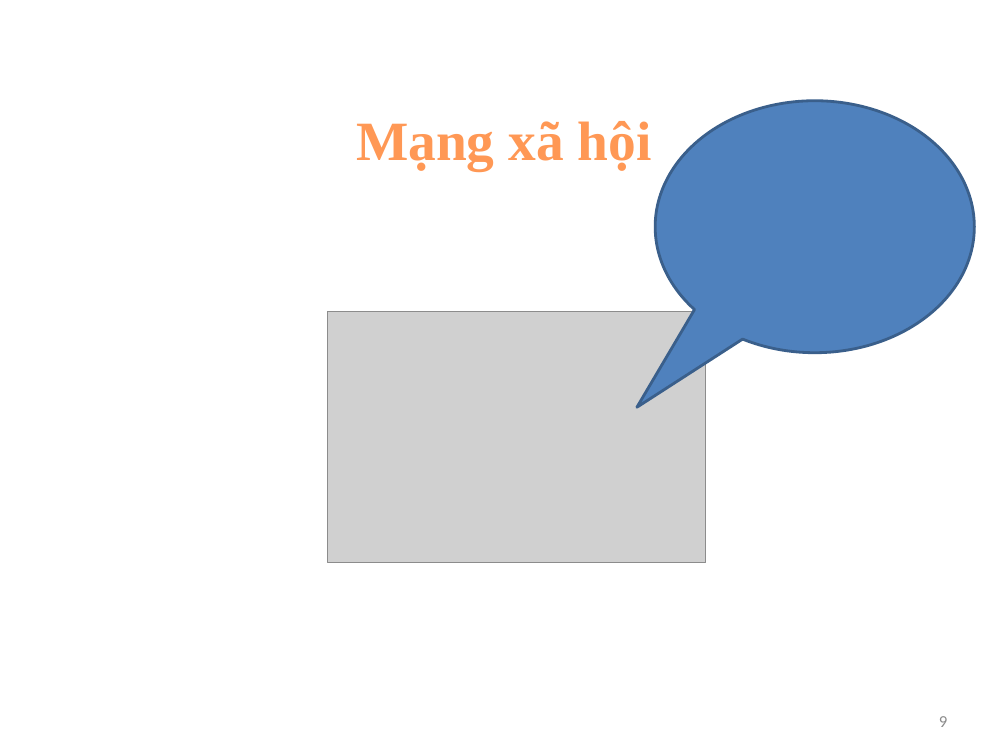
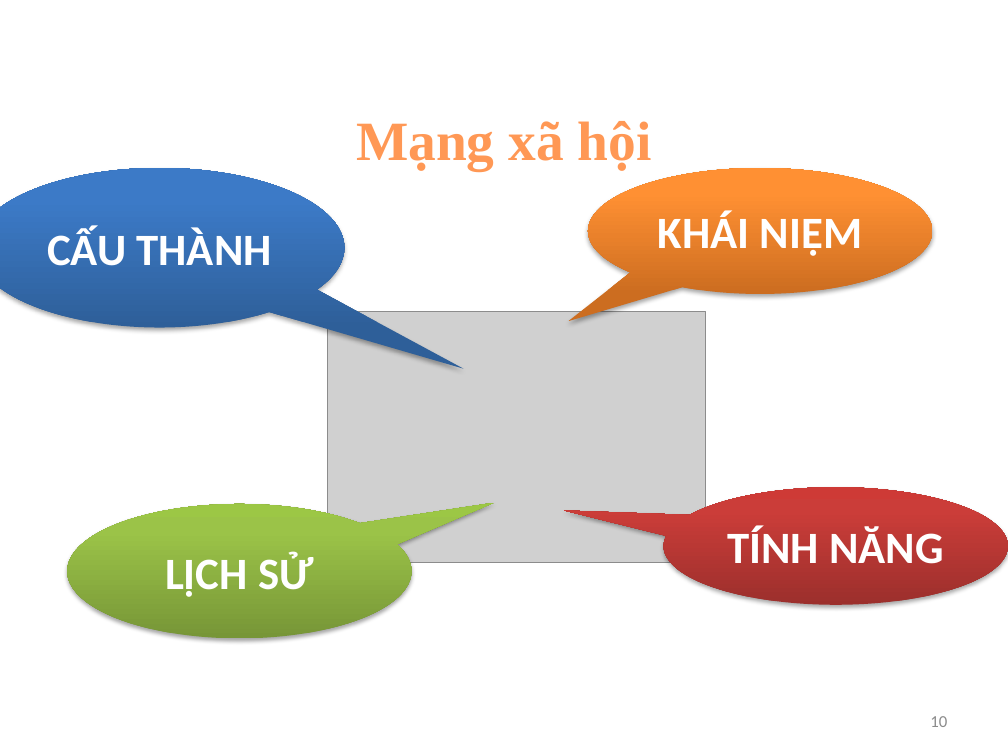
Before and after one commit to lengocluyen/pescode, a slide deck: slide 10 of Reporting Thesis/LV_FINAL/ReportThesis2/ReportingPPT.pptx (slide 9 before the commit). Drawn at 1008x756 pixels with LibreOffice and Linux fonts; fonts in the diff are those of the drawing; grey boxes stand for pictures; background and template pictures are left out. Boxes give left, top, right and bottom in pixels: in the first picture for what was removed or moved away, otherwise in the second. Text is boxed around its words. In the diff, an @@ line names an element or a change of style, - is before the commit and + after.

```diff
--- a/Reporting Thesis/LV_FINAL/ReportThesis2/ReportingPPT.pptx
+++ b/Reporting Thesis/LV_FINAL/ReportThesis2/ReportingPPT.pptx
@@ speech bubble added at (0, 168, 345, 328), fill gradient #2F5F99 to #3D7CC7 to #3A7CCB, 32 pt, text #FFFFFF, bold @@
+CẤU THÀNH
@@ speech bubble "KHÁI NIỆM": place and size @@
-speech bubble "KHÁI NIỆM" at (655, 101, 975, 353)
+speech bubble "KHÁI NIỆM" at (588, 168, 932, 294)
@@ speech bubble "KHÁI NIỆM" at (588, 168, 932, 294): fill #4F81BD to gradient #CC6E20 to #FF9034 to #FF9136; outline #3A5F8C 2 pt to none; shadow on @@
@@ text in speech bubble at (658, 211, 862, 256): text added @@
+KHÁI NIỆM
@@ speech bubble added at (68, 504, 412, 638), fill gradient #779737 to #9BC348 to #9DC746, 32 pt, text #FFFFFF, bold @@
+LỊCH SỬ
@@ speech bubble added at (663, 487, 1008, 605), fill gradient #9C2F2D to #CB3E3A to #CE3B37, 32 pt, text #FFFFFF, bold @@
+TÍNH NĂNG
@@ page number at (930, 716, 947, 727): text changed @@
-9
+10
```
Also in this commit, not shown: 5 other slides changed, 1 slide added, 2 slides removed.
